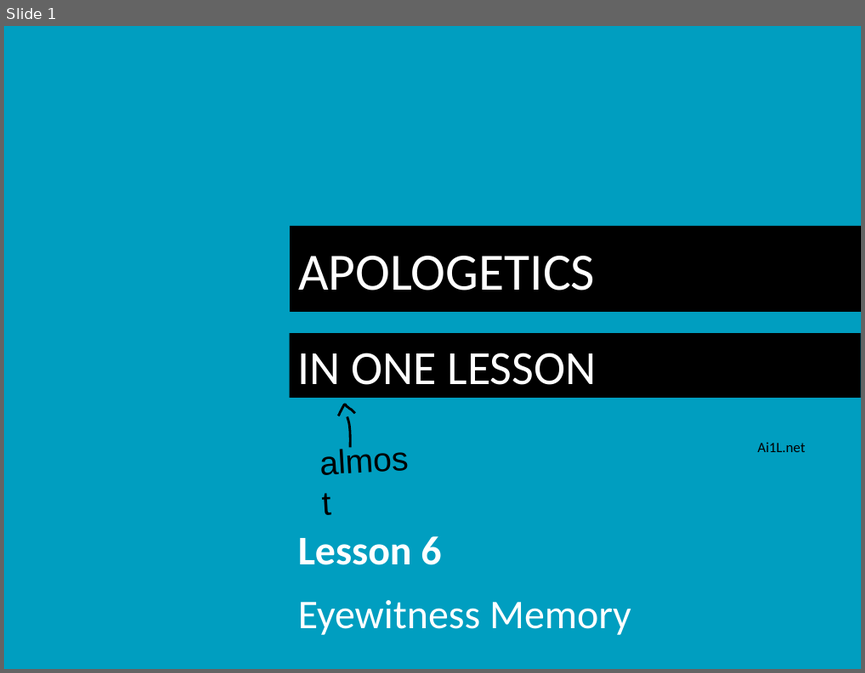
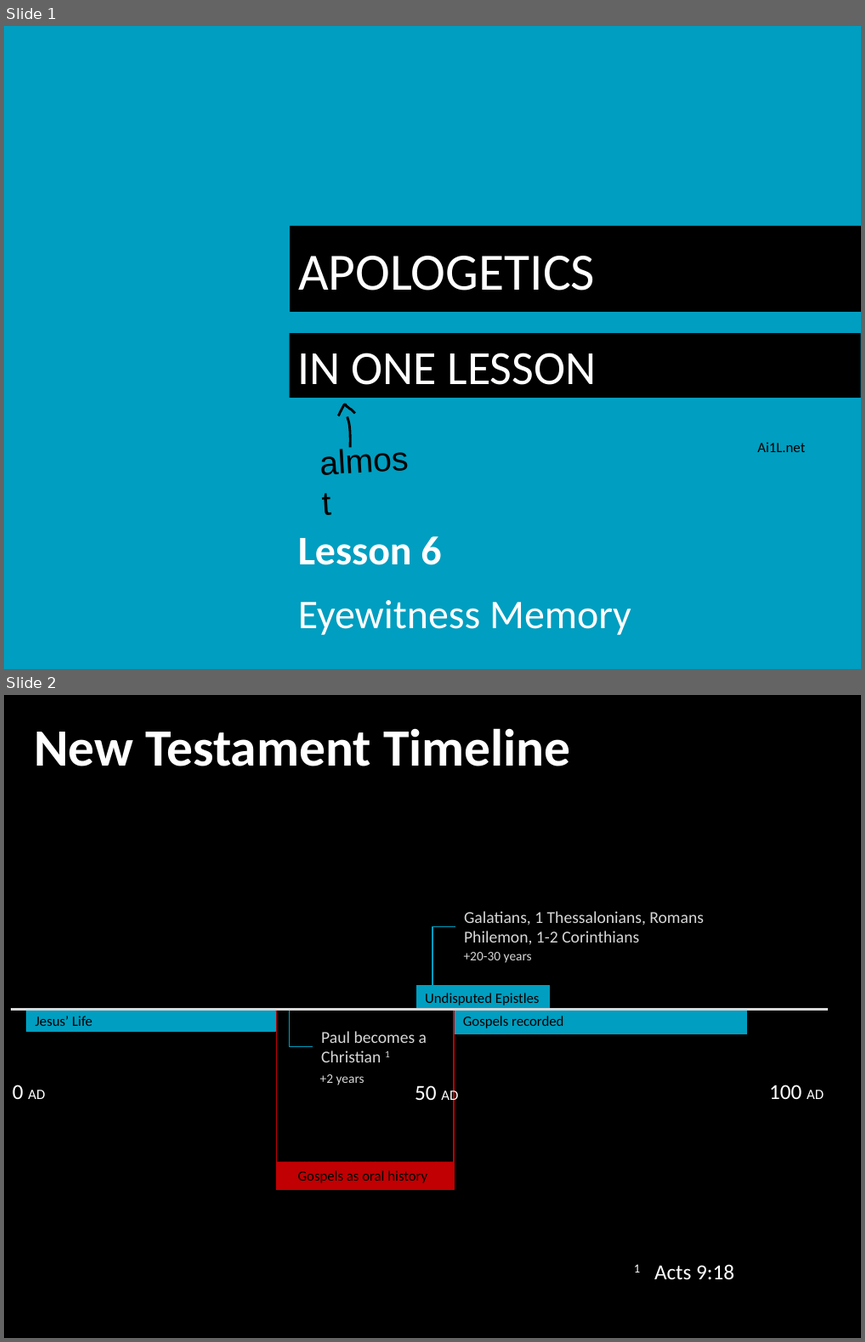
Before and after one commit to LukeMurphey/Ai1L, a slide deck: companion-website/public/files/6. Eyewitness Memory.pptx. Shown one above the other, each under a label of ours: slide 1 before the commit, slides 1 and 2 after it. The pictures are 865x673 and 865x1342 pixels, drawn with LibreOffice and Linux fonts; fonts in the diff are those of the drawing. Boxes give left, top, right and bottom in pixels: in the first picture for what was removed or moved away, otherwise in the second. Text is boxed around its words. In the diff, an @@ line names an element or a change of style, - is before the commit and + after.

Commit message:
Updating the slides

```diff
--- a/companion-website/public/files/6. Eyewitness Memory.pptx
+++ b/companion-website/public/files/6. Eyewitness Memory.pptx
@@ slide 2 added at (4, 695, 861, 1338), background #000000 @@
@@ text added at (34, 728, 571, 766), 44 pt, text #FFFFFF, bold @@
+New Testament Timeline
@@ text added at (464, 911, 704, 945), 14 pt, text #D7D7D7 @@
+Galatians, 1 Thessalonians, Romans
+Philemon, 1-2 Corinthians
@@ elbow line added from (455, 926) to (432, 991), #009EC0 0.75 pt @@
@@ text added at (464, 952, 532, 963), 11 pt, text #D7D7D7 @@
++20-30 years
@@ rectangle added at (416, 986, 549, 1008), fill #009EC0, outline #009EC0 0.75 pt @@
@@ text added at (425, 993, 540, 1005), 12 pt, text #000000 @@
+Undisputed Epistles
@@ group added at (11, 1009, 828, 1104): 3 texts, 1 line @@
+0 AD
+100 AD
+50 AD
@@ rectangle added at (26, 1010, 275, 1031), fill #009EC0, outline #009EC0 0.75 pt @@
@@ text added at (35, 1015, 92, 1026), 12 pt, text #000000 @@
+Jesus’ Life
@@ rectangle added at (277, 1009, 454, 1190), outline #C00002 1 pt @@
@@ elbow line added from (313, 1046) to (290, 1010), #009EC0 0.75 pt @@
@@ rectangle added at (454, 1010, 747, 1033), fill #009EC0, outline #009EC0 0.75 pt @@
@@ text added at (463, 1015, 563, 1028), 12 pt, text #000000 @@
+Gospels recorded
@@ text added at (321, 1031, 426, 1062), 14 pt, text #D7D7D7 @@
+Paul becomes a Christian 1
@@ text added at (320, 1074, 364, 1085), 11 pt, text #D7D7D7 @@
++2 years
@@ rectangle added at (277, 1161, 454, 1190), fill pattern #C00002 on #C00002 @@
@@ text added at (298, 1170, 427, 1183), 12 pt, text #000000 @@
+Gospels as oral history
@@ table added at (625, 1254, 846, 1290), 1 rows, 2 columns @@
+1 | Acts 9:18
```
Also in this commit, not shown: 1 slide changed, 4 other slides added.
